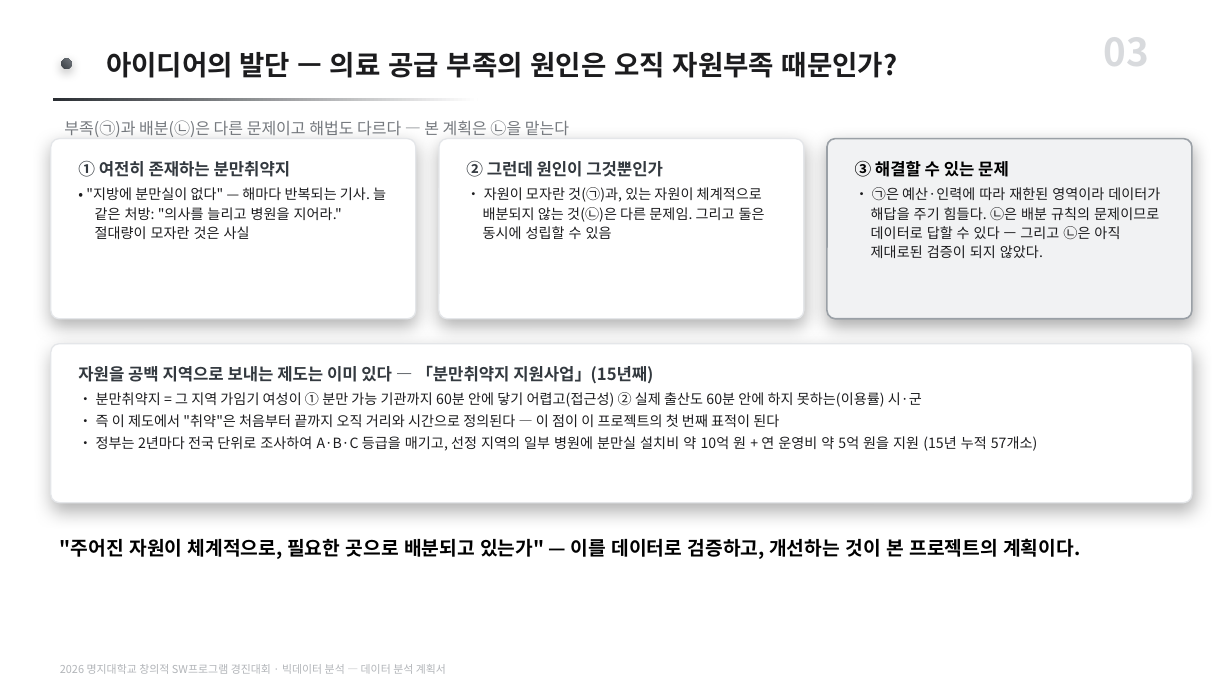
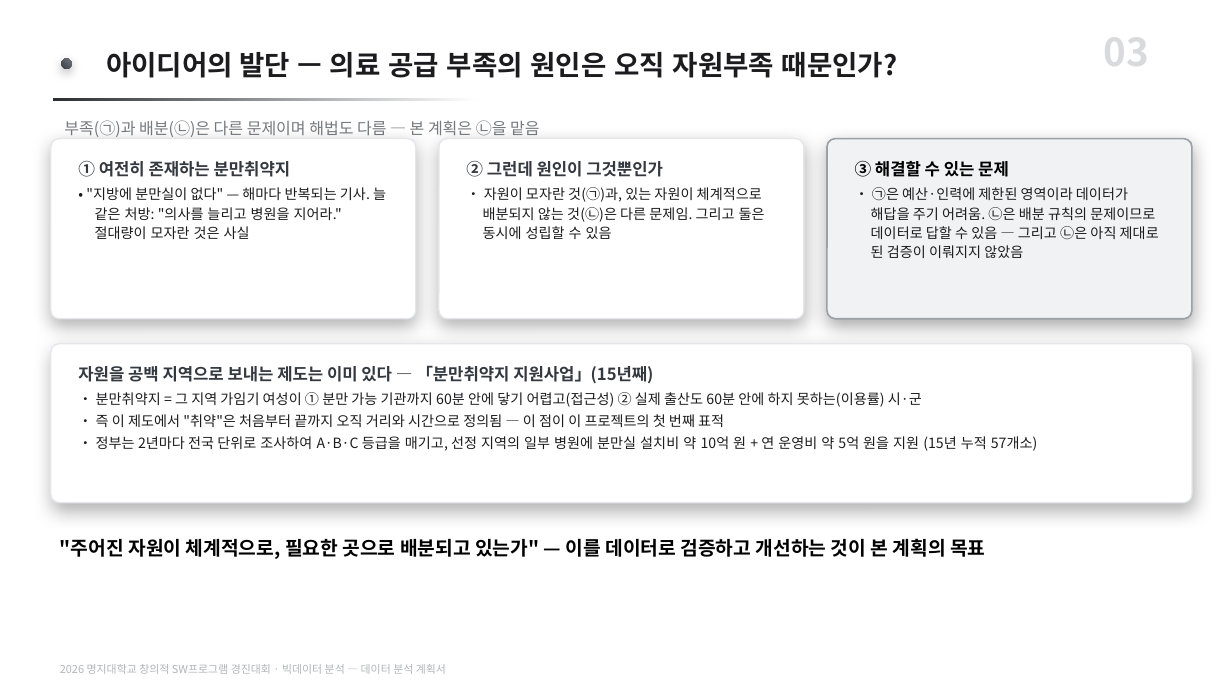
Before and after one commit to karvvan/maternity-care-policy-audit, a slide deck: slide 3 of 04_제출물/데이터분석_계획서.pptx. Drawn at 1232x693 pixels with LibreOffice and Linux fonts; fonts in the diff are those of the drawing. Boxes give left, top, right and bottom in pixels: in the first picture for what was removed or moved away, otherwise in the second. Text is boxed around its words. In the diff, an @@ line names an element or a change of style, - is before the commit and + after.

Commit message:
계획서 PPT 개조식 전환 (44곳)
보고서와 문체를 맞춘다. 종결어미를 ~함/~임/명사형으로 바꾸고, 지시문 성격의
줄("~한다")은 명사구로 정리했다. 잔여 서술체 0.

- 제출본은 문단 치환 44/44로 반영(재생성 아님). 대표자가 직접 고친 문구
  (검증 타겟 1·2, "여전히 존재하는 분만취약지" 등)는 전부 보존.
- 생성기도 같은 문구로 동기화해 재생성 시 되돌아가지 않게 함.
- 결과보고서 PPT는 팀원 작업 중이라 손대지 않음(HOLD). 점검만 수행 — 이상 없음.

```diff
--- a/04_제출물/데이터분석_계획서.pptx
+++ b/04_제출물/데이터분석_계획서.pptx
@@ text at (64, 120, 539, 137): text changed @@
-부족(㉠)과 배분(㉡)은 다른 문제이고 해법도 다르다 — 본 계획은 ㉡을 맡는다
+부족(㉠)과 배분(㉡)은 다른 문제이며 해법도 다름 — 본 계획은 ㉡을 맡음
@@ text at (871, 187, 1159, 258): text changed @@
-• ㉠은 예산·인력에 따라 재한된 영역이라 데이터가 해답을 주기 힘들다. ㉡은 배분 규칙의 문제이므로 데이터로 답할 수 있다 — 그리고 ㉡은 아직 제대로된 검증이 되지 않았다.
+• ㉠은 예산·인력에 제한된 영역이라 데이터가 해답을 주기 어려움. ㉡은 배분 규칙의 문제이므로 데이터로 답할 수 있음 — 그리고 ㉡은 아직 제대로 된 검증이 이뤄지지 않았음
@@ text at (96, 414, 724, 427): text changed @@
-• 즉 이 제도에서 "취약"은 처음부터 끝까지 오직 거리와 시간으로 정의된다 — 이 점이 이 프로젝트의 첫 번째 표적이 된다
+• 즉 이 제도에서 "취약"은 처음부터 끝까지 오직 거리와 시간으로 정의됨 — 이 점이 이 프로젝트의 첫 번째 표적
@@ text at (60, 538, 985, 559): text changed @@
-"주어진 자원이 체계적으로, 필요한 곳으로 배분되고 있는가" — 이를 데이터로 검증하고, 개선하는 것이 본 프로젝트의 계획이다.
+"주어진 자원이 체계적으로, 필요한 곳으로 배분되고 있는가" — 이를 데이터로 검증하고 개선하는 것이 본 계획의 목표
```
Also in this commit, not shown: 9 other slides changed, 2 other files.
